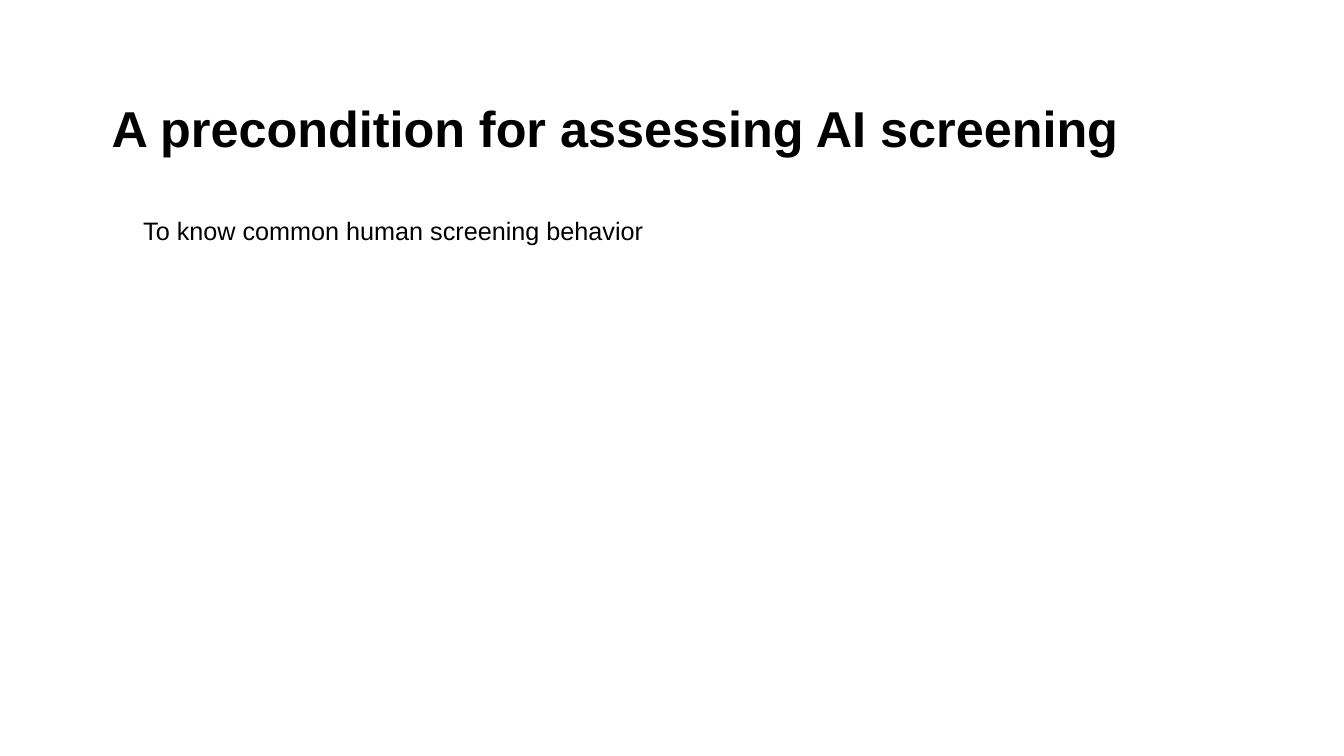
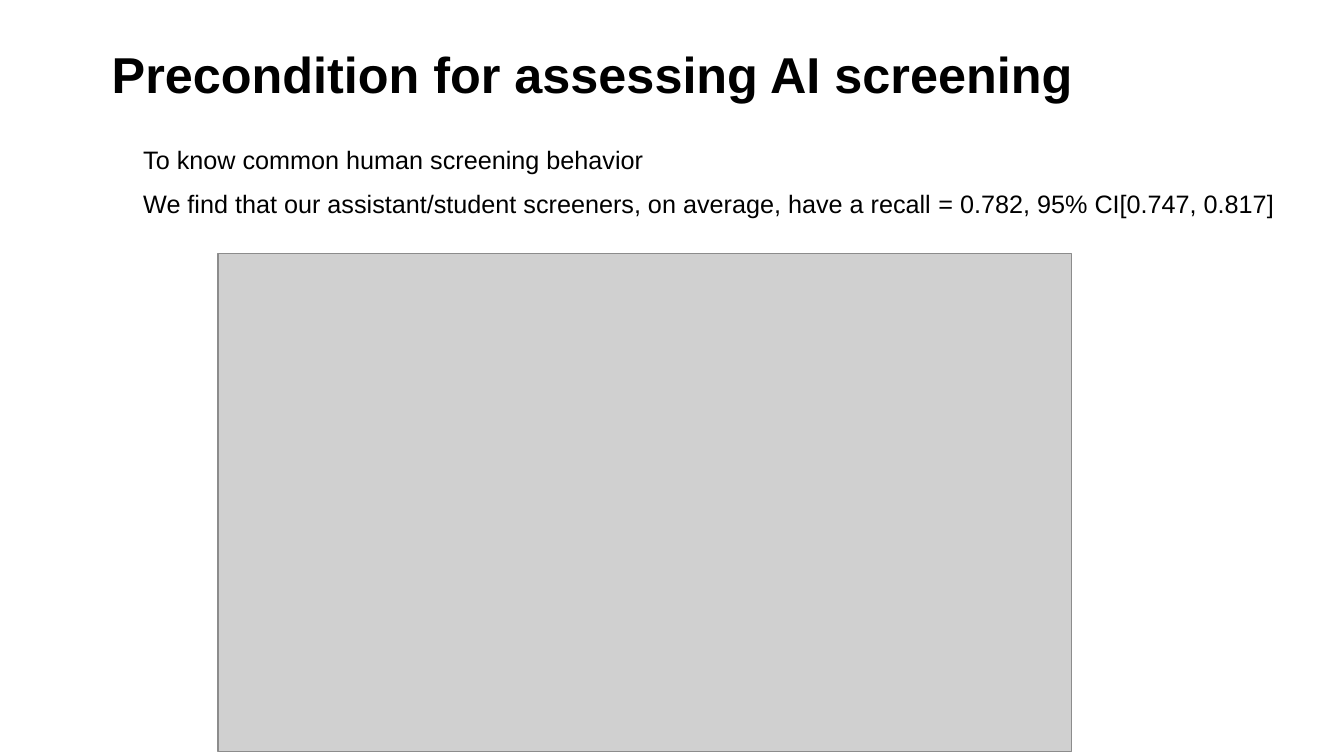
Before and after one commit to MikkelVembye/IRM2026, a slide deck: slide 6 of screen-with-gpt-models.pptx. Drawn at 1344x756 pixels with LibreOffice and Linux fonts; fonts in the diff are those of the drawing; grey boxes stand for pictures; background and template pictures are left out. Boxes give left, top, right and bottom in pixels: in the first picture for what was removed or moved away, otherwise in the second. Text is boxed around its words. In the diff, an @@ line names an element or a change of style, - is before the commit and + after.

```diff
--- a/screen-with-gpt-models.pptx
+++ b/screen-with-gpt-models.pptx
@@ title at bbox=[112, 56, 1072, 103]: text changed @@
-A precondition for assessing AI screening
+Precondition for assessing AI screening
@@ text "To know common human screening ...": place and size @@
-text "To know common human screening ..." at bbox=[143, 221, 643, 246]
+text "To know common human screening ..." at bbox=[143, 150, 1274, 219]
@@ text at bbox=[143, 194, 1274, 219]: paragraph added @@
+• We find that our assistant/student screeners, on average, have a recall = 0.782, 95% CI[0.747, 0.817]
@@ picture added at bbox=[218, 254, 1072, 752] @@
```
Also in this commit, not shown: 10 other slides changed, 1 slide added, 35 other files.
